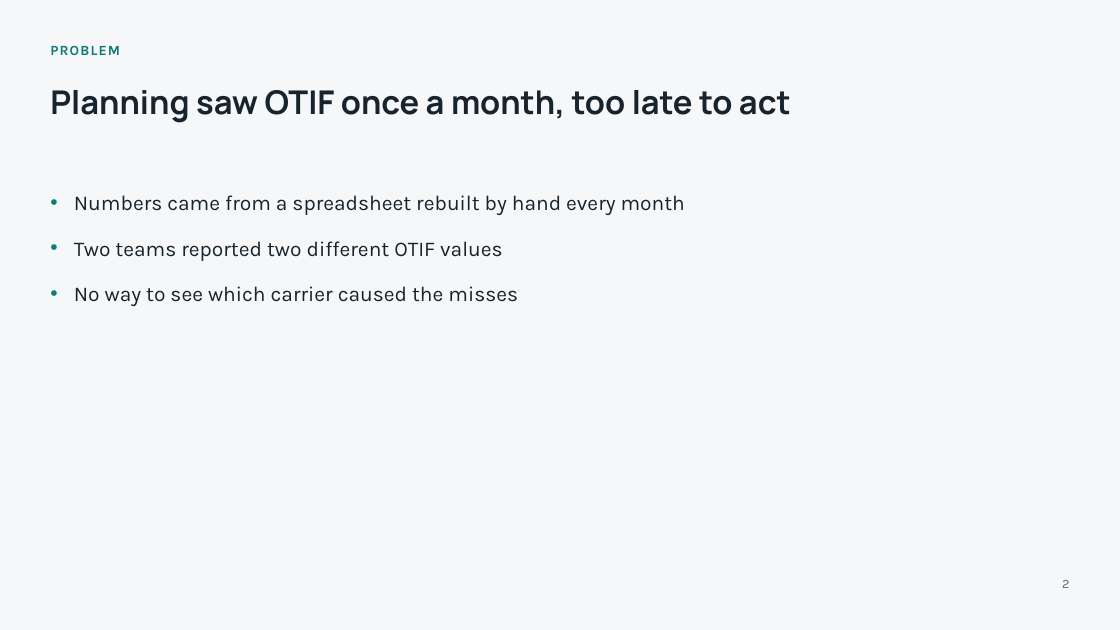
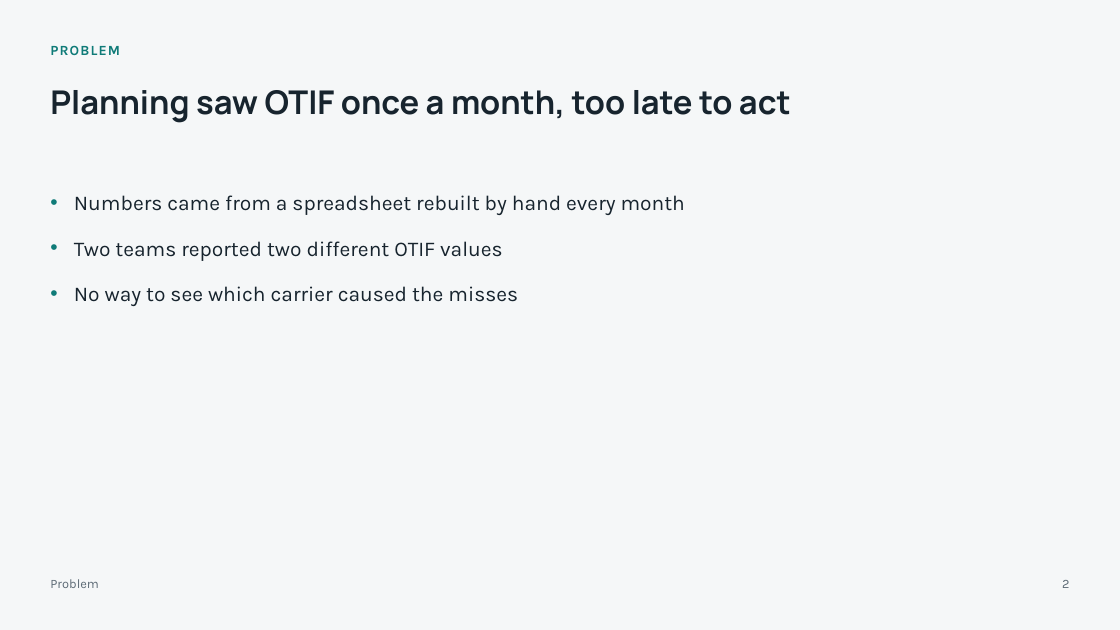
Before and after one commit to vinivaliati/vinivaliati-ai-template, a slide deck: slide 2 of skills/presentations/assets/technical.pptx. Drawn at 1120x630 pixels with LibreOffice and Linux fonts; fonts in the diff are those of the drawing. Boxes give left, top, right and bottom in pixels: in the first picture for what was removed or moved away, otherwise in the second. Text is boxed around its words. In the diff, an @@ line names an element or a change of style, - is before the commit and + after.

```diff
--- a/skills/presentations/assets/technical.pptx
+++ b/skills/presentations/assets/technical.pptx
@@ text added at <box>50,579,99,588</box>, 11 pt, text #5E6C77 @@
+Problem
```
Also in this commit, not shown: 3 other slides changed, 29 other files.
